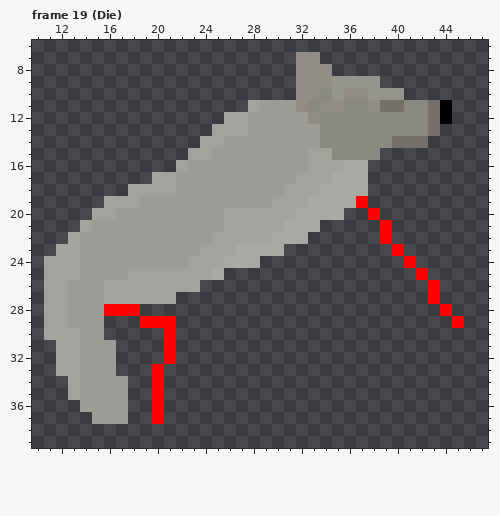
Pixel-art file, stored at resources/sprites/enemies/wolf/wolf.aseprite. This is how it looked before the edit.
50x50 pixels, 19 frames. Colours within 5 levels of each other are drawn and written as one. Shown: frame 19 (Die): x 10..47, y 6..39.
New version:
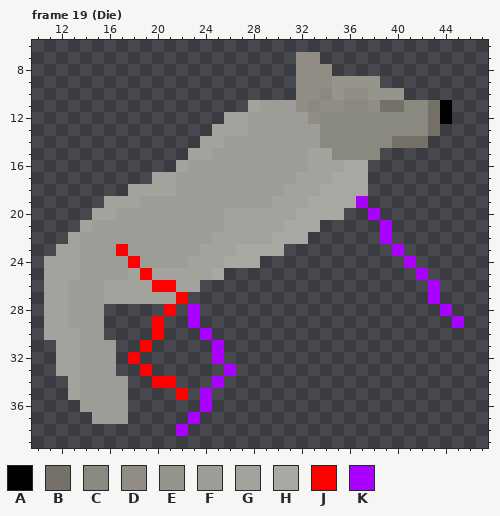
Palette (. is transparent): A #000000  B #757169  C #8a8980  D #928d84  E #96958c  F #9e9c96  G #a4a29c  H #a9a8a2  J #ff0000  K #a900ff
Changes in this commit:
Frame 19 (Die), layers "close legs", "behind legs":
There is now colour J in row 27 at x 22; in row 28 at x 21; in row 30 at x 20; in row 31 at x 19; in row 32 at x 18; in row 33 at x 19.
There is now colour J in row 34 at x 21; in row 35 at x 22.
The edit turns colour F into colour J in row 23 at x 17; in row 24 at x 18.
The edit turns colour G into colour J in row 25 at x 19; in row 26 at x 20 to 21.
There is now colour K in rows 28 to 29 at x 23; in row 30 at x 24; in rows 31 to 32 at x 25; in row 33 at x 26; in row 34 at x 25; in rows 35 to 36 at x 24.
There is now colour K in row 37 at x 23; in row 38 at x 22.
The edit turns colour J into colour K in row 19 at x 37; in row 20 at x 38; in rows 21 to 22 at x 39; in row 23 at x 40; in row 24 at x 41; in row 25 at x 42.
The edit turns colour J into colour K in rows 26 to 27 at x 43; in row 28 at x 44; in row 29 at x 45.
Colour J is gone in row 28 at x 16 to 18; in row 29 at x 19 and 21; in rows 30 to 32 at x 21; in row 33 at x 20; in rows 35 to 37 at x 20.
